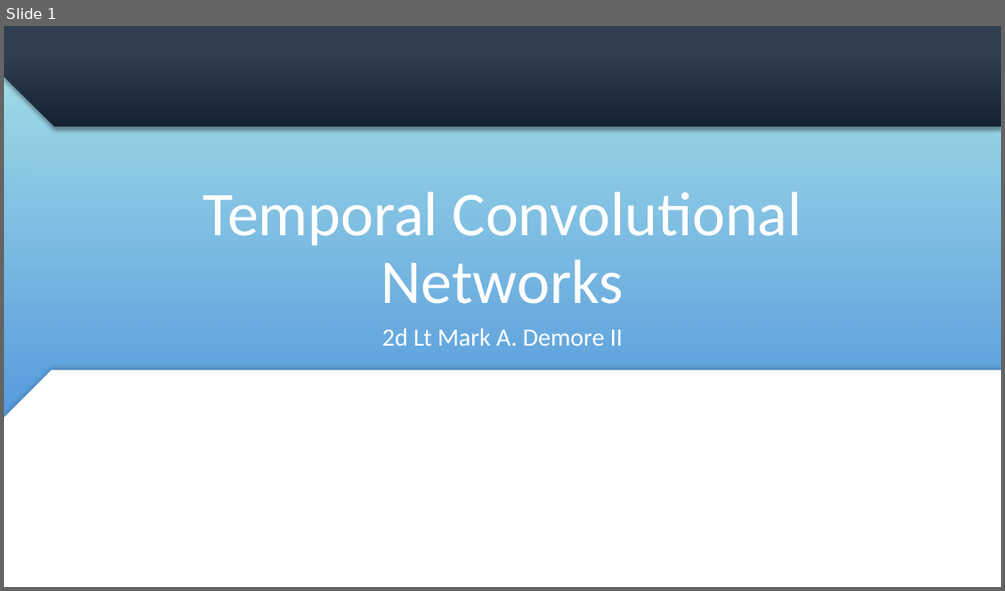
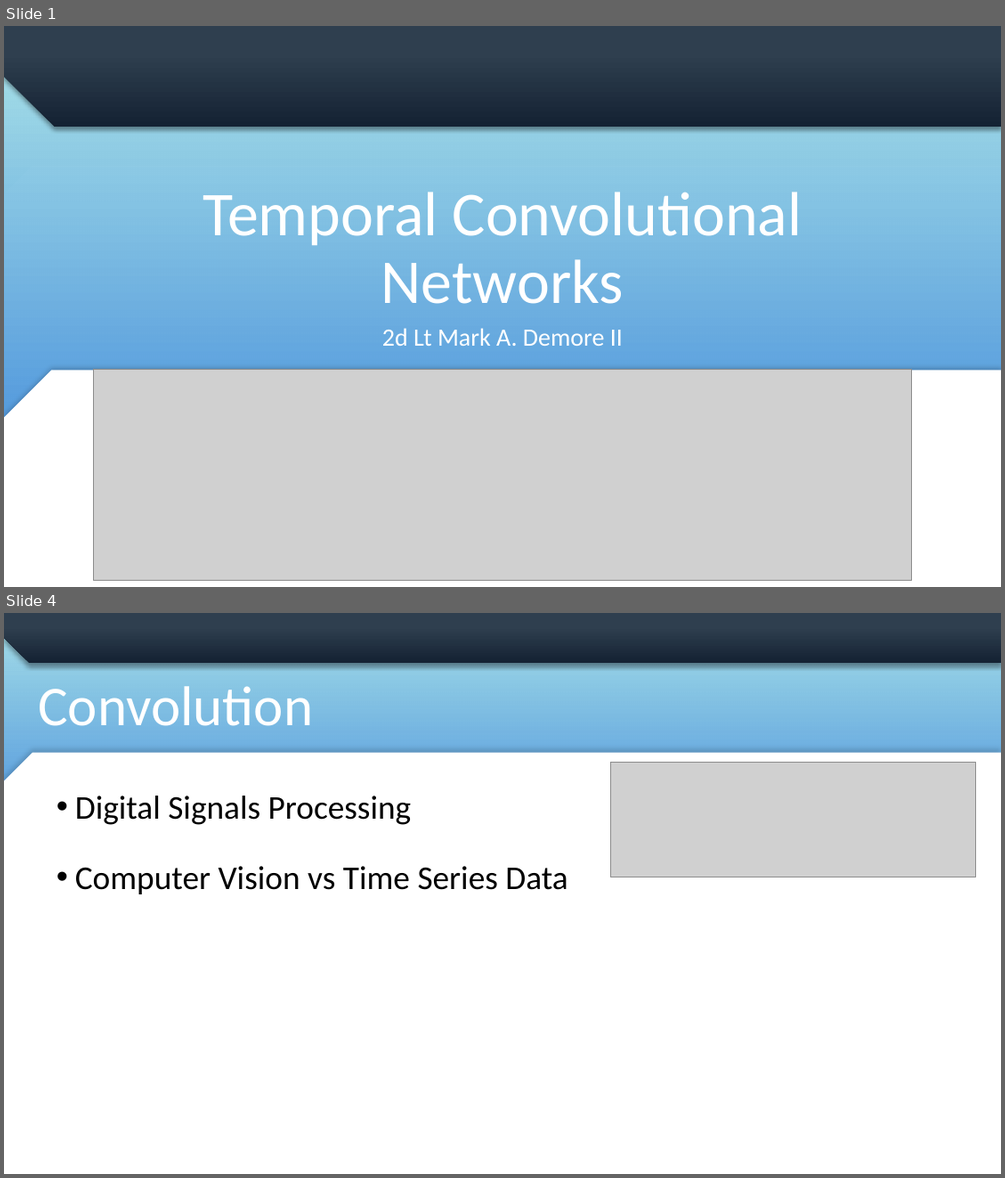
Before and after one commit to mdemore2/CSCE823, a slide deck: Student Lecture/Demore_TCN_Lecture.pptx. Shown one above the other, each under a label of ours: slide 1 before the commit, slides 1 and 4 after it; the slides between them are not shown. The pictures are 1005x591 and 1005x1178 pixels, drawn with LibreOffice and Linux fonts; fonts in the diff are those of the drawing; grey boxes stand for pictures; background and template pictures are left out; a plain dark background stands for a picture behind light text. Boxes give left, top, right and bottom in pixels: in the first picture for what was removed or moved away, otherwise in the second. Text is boxed around its words. In the diff, an @@ line names an element or a change of style, - is before the commit and + after.

```diff
--- a/Student Lecture/Demore_TCN_Lecture.pptx
+++ b/Student Lecture/Demore_TCN_Lecture.pptx
@@ slide 4 added at box(4, 613, 1001, 1174), background picture (left out); not listed: 4 template elements that a slide beside it also shows @@
@@ title added at box(38, 686, 313, 726), 54 pt, text #FFFFFF @@
+Convolution
@@ picture added at box(611, 763, 976, 877) @@
@@ text added at box(75, 795, 567, 894), 32 pt, text #000000 @@
+• Digital Signals Processing
+• Computer Vision vs Time Series Data
@@ slide 1 changed as well @@
@@ picture added at box(94, 370, 912, 580) @@
```
Also in this commit, not shown: 1 other slide changed, 8 other slides added.
